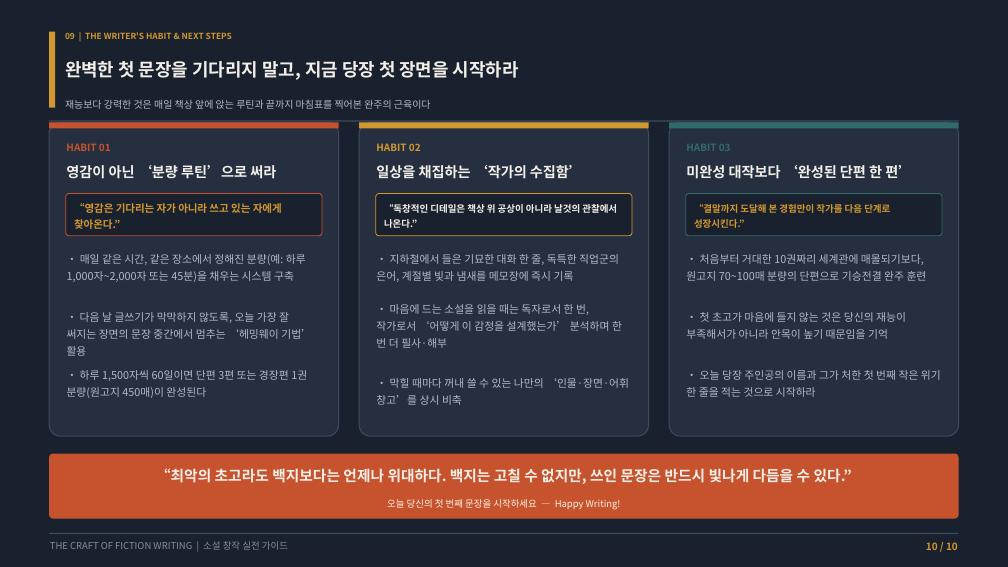
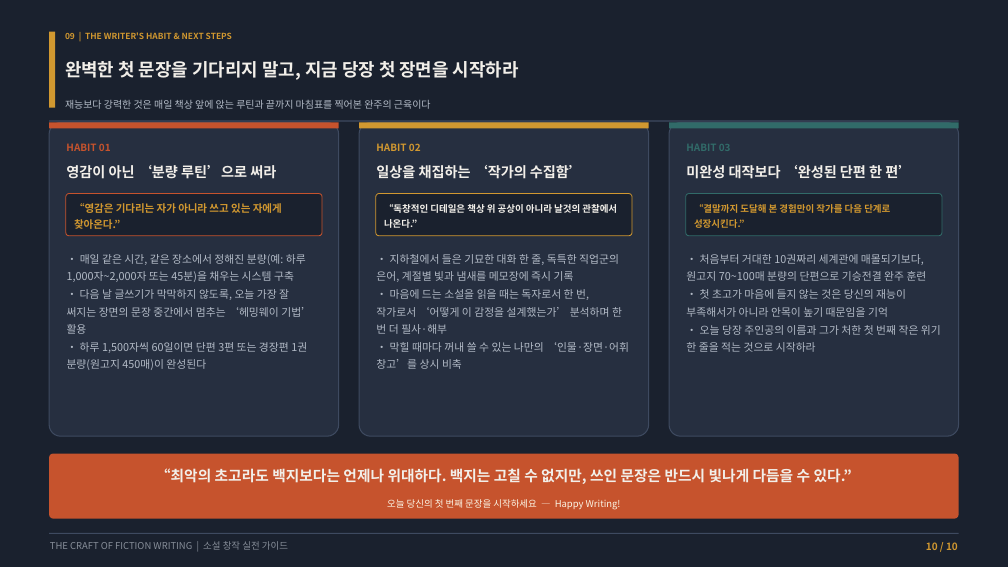
Before and after one commit to lietzsche/dev-lab, a slide deck: slide 10 of 소설쓰기_가이드.pptx. Drawn at 1008x567 pixels with LibreOffice and Linux fonts; fonts in the diff are those of the drawing. Boxes give left, top, right and bottom in pixels: in the first picture for what was removed or moved away, otherwise in the second. Text is boxed around its words. In the diff, an @@ line names an element or a change of style, - is before the commit and + after.

```diff
--- a/소설쓰기_가이드.pptx
+++ b/소설쓰기_가이드.pptx
@@ text "• 매일 같은 시간, 같은 ...": place and size @@
-text "• 매일 같은 시간, 같은 ..." at [67,312,312,356]
+text "• 매일 같은 시간, 같은 ..." at [67,254,312,370]
@@ text "• 지하철에서 들은 기묘한 대화 ...": place and size @@
-text "• 지하철에서 들은 기묘한 대화 ..." at [376,304,622,348]
+text "• 지하철에서 들은 기묘한 대화 ..." at [376,254,629,369]
@@ text "• 처음부터 거대한 10권짜리 세계관에 ...": place and size @@
-text "• 처음부터 거대한 10권짜리 세계관에 ..." at [686,312,906,339]
+text "• 처음부터 거대한 10권짜리 세계관에 ..." at [686,254,941,352]
@@ text at [67,289,312,334]: more space between paragraphs @@
@@ text at [376,289,622,334]: more space between paragraphs @@
@@ text at [686,289,906,317]: more space between paragraphs @@
@@ text at [686,325,941,352]: paragraph added @@
+• 오늘 당장 주인공의 이름과 그가 처한 첫 번째 작은 위기 한 줄을 적는 것으로 시작하라
@@ text at [67,342,307,370]: paragraph added @@
+• 하루 1,500자씩 60일이면 단편 3편 또는 경장편 1권 분량(원고지 450매)이 완성된다
@@ text at [376,342,629,369]: paragraph added @@
+• 막힐 때마다 꺼내 쓸 수 있는 나만의 ‘인물·장면·어휘 창고’를 상시 비축
@@ text removed at [67,370,307,398] @@
-• 하루 1,500자씩 60일이면 단편 3편 또는 경장편 1권 분량(원고지 450매)이 완성된다
@@ text removed at [376,378,629,405] @@
-• 막힐 때마다 꺼내 쓸 수 있는 나만의 ‘인물·장면·어휘 창고’를 상시 비축
@@ text removed at [686,370,941,397] @@
-• 오늘 당장 주인공의 이름과 그가 처한 첫 번째 작은 위기 한 줄을 적는 것으로 시작하라
```
Also in this commit, not shown: 5 other slides changed, 8 other files.
